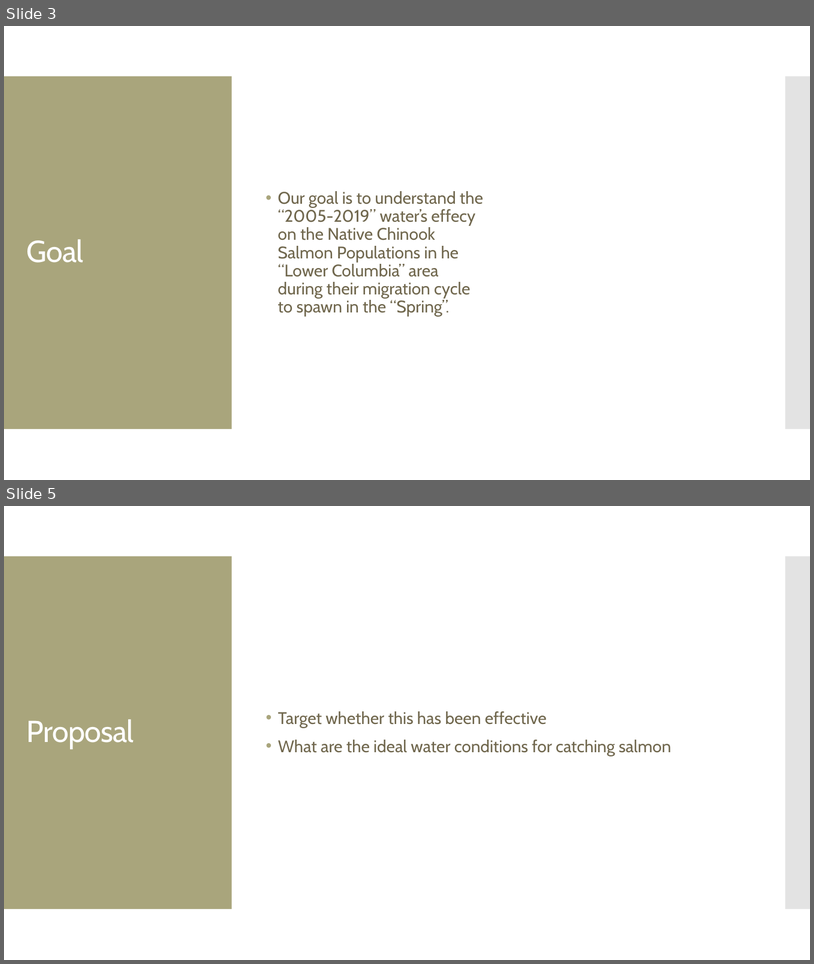
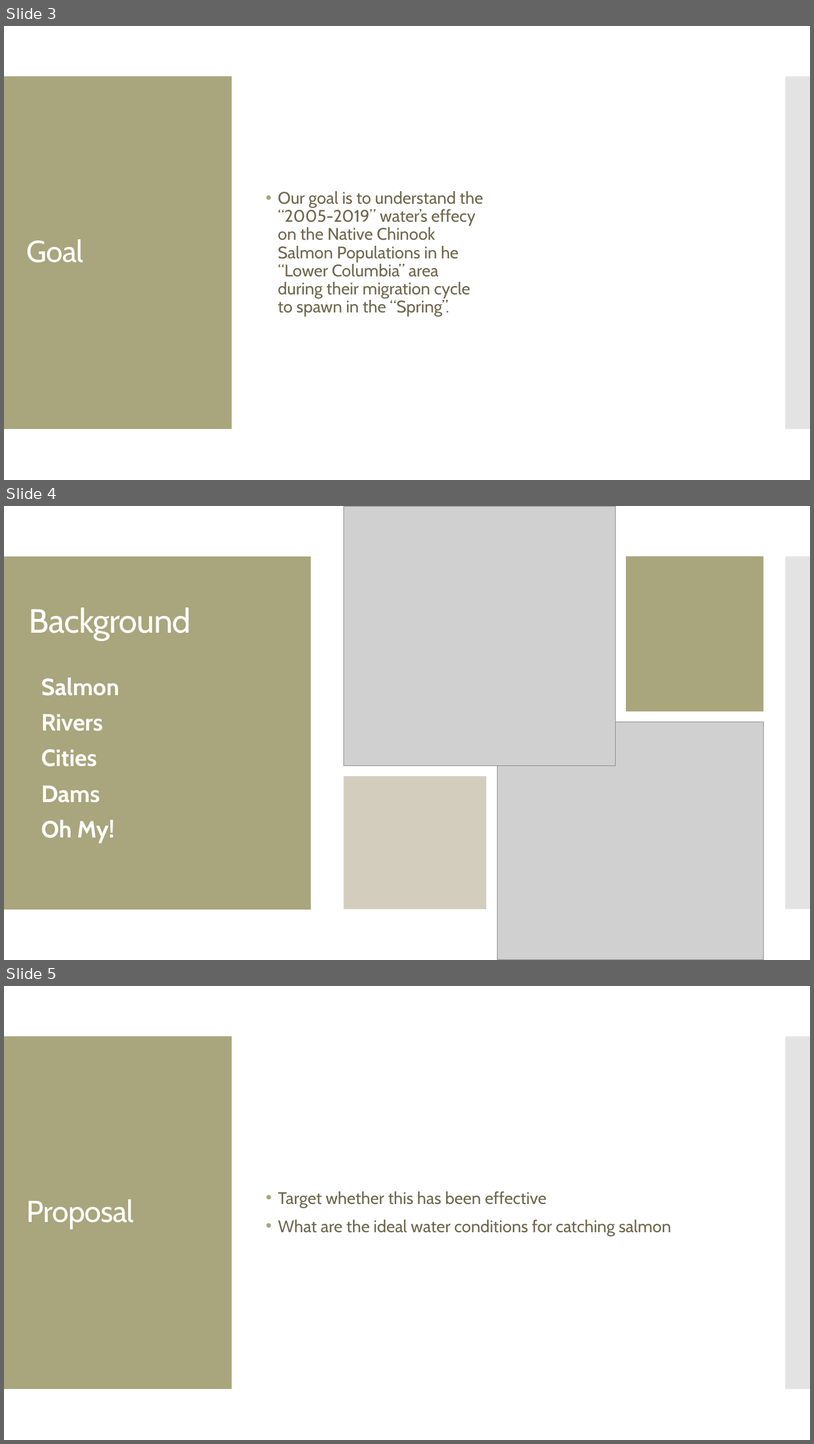
Before and after one commit to jayhjman/bootcamp-project1, a slide deck: Spring Chinook Salmon in the Portland Metro Area.pptx. Shown one above the other, each under a label of ours: slides 3 and 5 before the commit, slides 3, 4 and 5 after it; the slides between them are not shown. The pictures are 814x964 and 814x1444 pixels, drawn with LibreOffice and Linux fonts; fonts in the diff are those of the drawing; grey boxes stand for pictures. Boxes give left, top, right and bottom in pixels: in the first picture for what was removed or moved away, otherwise in the second. Text is boxed around its words. In the diff, an @@ line names an element or a change of style, - is before the commit and + after.

```diff
--- a/Spring Chinook Salmon in the Portland Metro Area.pptx
+++ b/Spring Chinook Salmon in the Portland Metro Area.pptx
@@ slide 4 added at [4,506,810,960], background #FFFFFF; not listed: 1 template element that a slide beside it also shows @@
@@ rectangle added at [4,506,810,960], fill #FFFFFF @@
@@ picture added at [344,506,616,766] @@
@@ rectangle added at [4,556,232,909], fill #A9A57C @@
@@ rectangle added at [4,556,311,909], fill #A9A57C @@
@@ rectangle added at [626,556,764,711], fill #A9A57C @@
@@ rectangle added at [786,556,810,909], fill #C8C8C8 at 50% opacity @@
@@ rectangle added at [786,556,810,909], fill #C8C8C8 at 50% opacity @@
@@ title added at [29,607,191,640], 40 pt, text #FFFFFF @@
+Background
@@ text added at [41,677,119,843], 28 pt, text #FFFFFF, bold @@
+• Salmon
+• Rivers
+• Cities
+• Dams
+• Oh My!
@@ picture added at [498,722,764,960] @@
@@ rectangle added at [344,776,487,909], fill #A89D7F at 50% opacity @@
```
Also in this commit, not shown: 1 slide changed, 1 slide removed.
